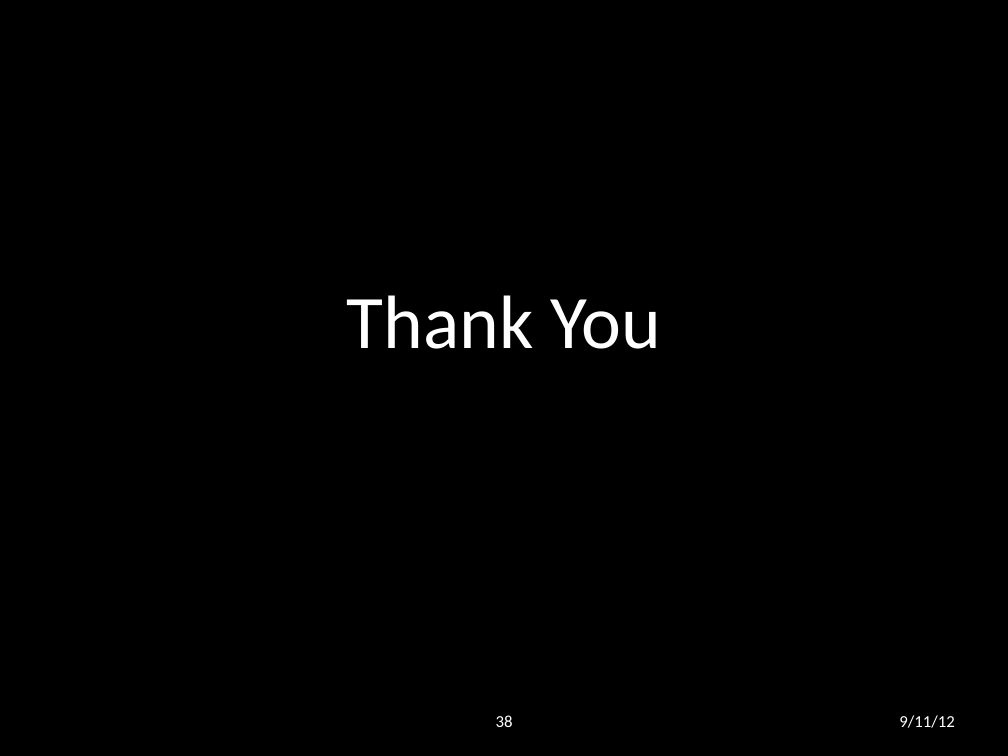
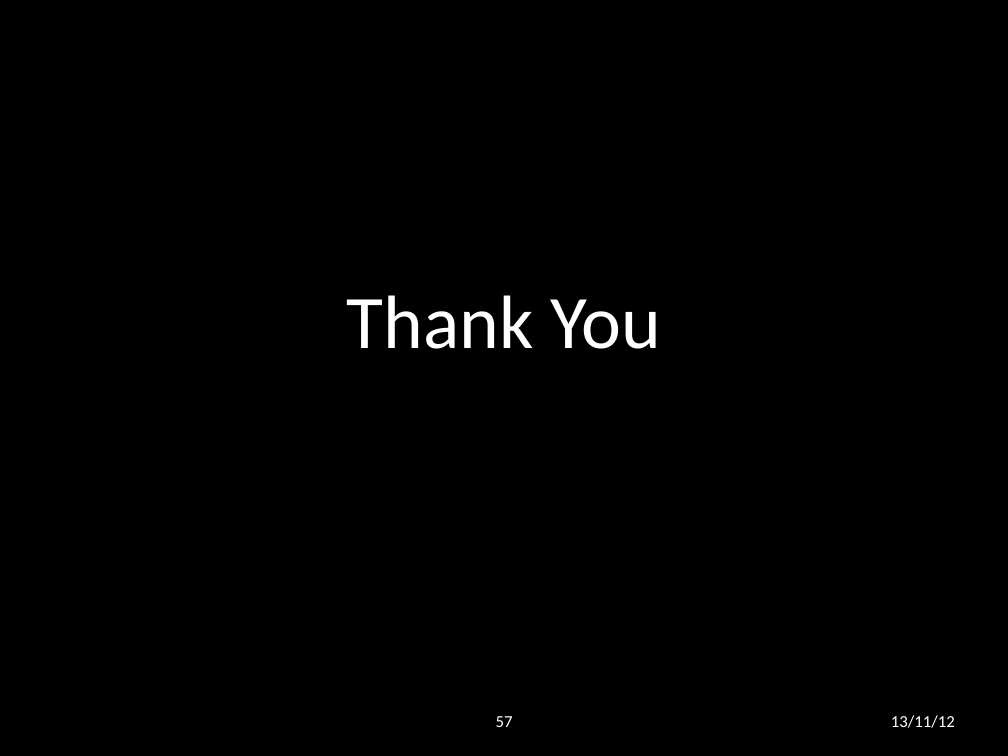
Before and after one commit to lwheng/fyp, a slide deck: slide 57 of presentation/final presentation.pptx (slide 38 before the commit). Drawn at 1008x756 pixels with LibreOffice and Linux fonts; fonts in the diff are those of the drawing; background and template pictures are left out. Boxes give left, top, right and bottom in pixels: in the first picture for what was removed or moved away, otherwise in the second. Text is boxed around its words. In the diff, an @@ line names an element or a change of style, - is before the commit and + after.

```diff
--- a/presentation/final presentation.pptx
+++ b/presentation/final presentation.pptx
@@ page number at [496, 716, 513, 727]: text changed @@
-38
+57
@@ text at [891, 715, 955, 728]: text changed @@
-9/11/12
+13/11/12
```
Also in this commit, not shown: 37 other slides changed, 19 slides added.
